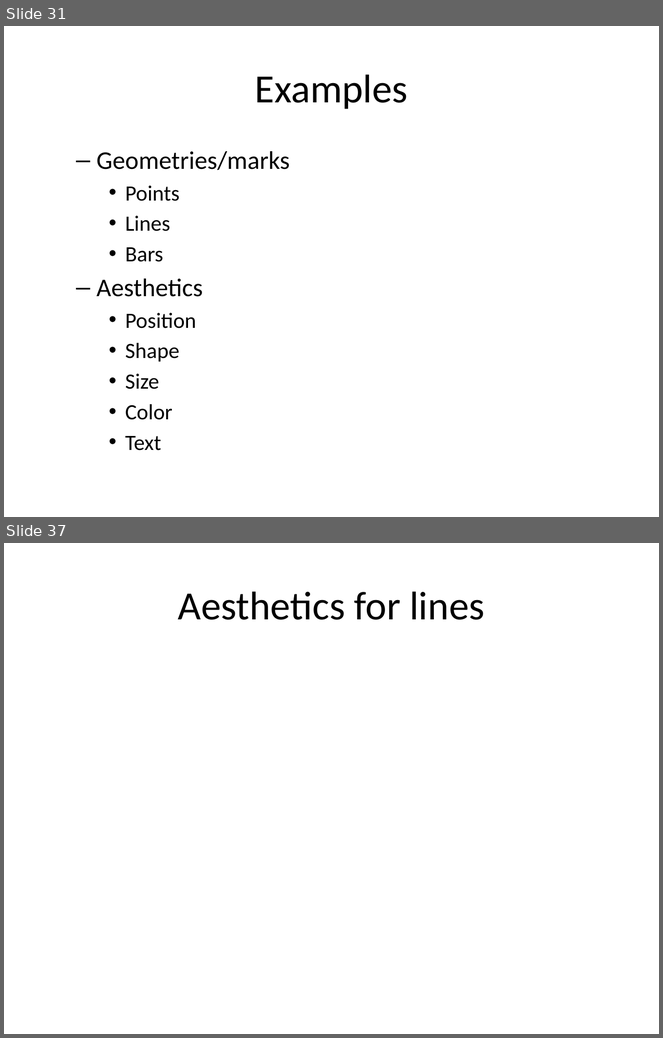
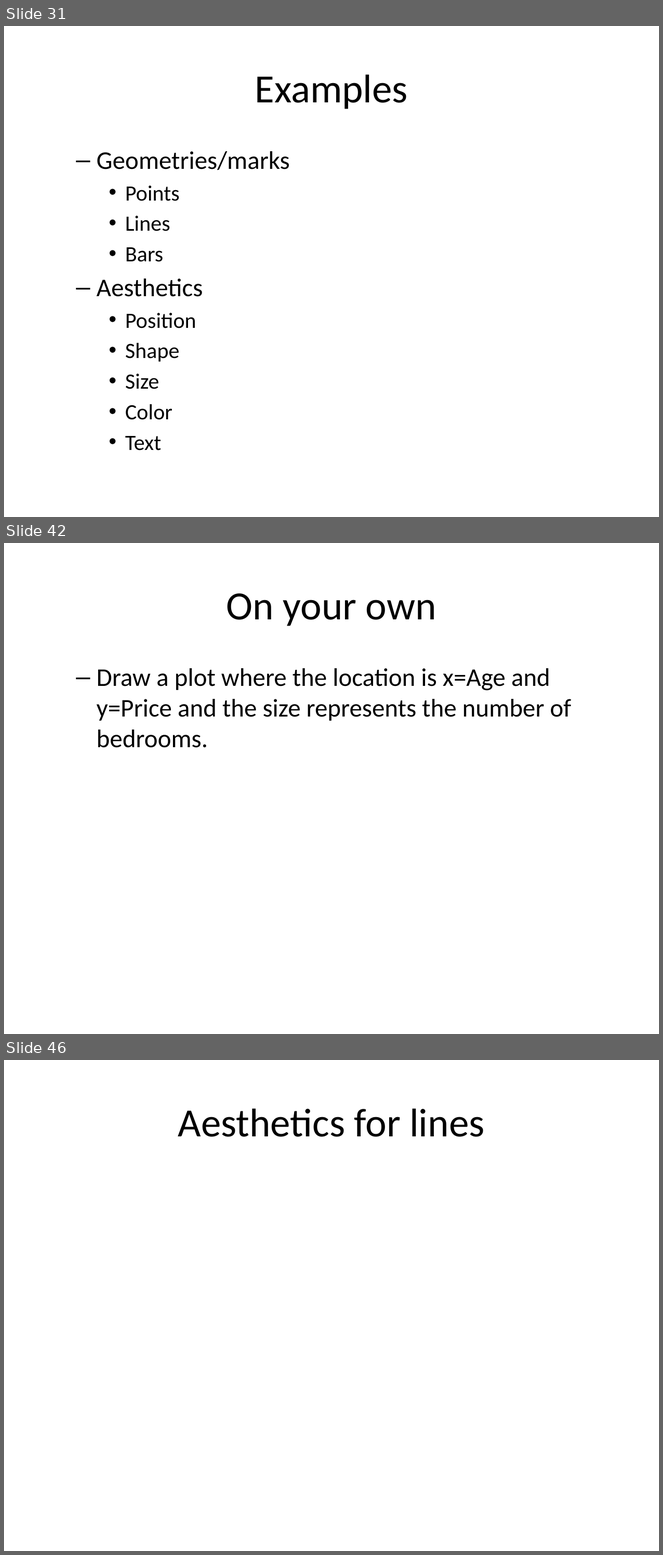
Before and after one commit to pmean/data-visualization, a slide deck: src/data-visualization.pptx. Shown one above the other, each under a label of ours: slides 31 and 37 before the commit, slides 31, 42 and 46 after it; the slides between them are not shown. The pictures are 663x1038 and 663x1555 pixels, drawn with LibreOffice and Linux fonts; fonts in the diff are those of the drawing. Boxes give left, top, right and bottom in pixels: in the first picture for what was removed or moved away, otherwise in the second. Text is boxed around its words. In the diff, an @@ line names an element or a change of style, - is before the commit and + after.

```diff
--- a/src/data-visualization.pptx
+++ b/src/data-visualization.pptx
@@ slide 42 added at (4, 543, 659, 1034), background #FFFFFF @@
@@ title added at (227, 593, 437, 626), 44 pt, text #000000 @@
+On your own
@@ text added at (97, 668, 571, 748), 28 pt, text #000000 @@
+  – Draw a plot where the location is x=Age and y=Price and the size represents the number of bedrooms.
@@ what was slide 37 is now slide 46 @@
```
Also in this commit, not shown: 1 slide changed, 8 other slides added, 16 other files.
